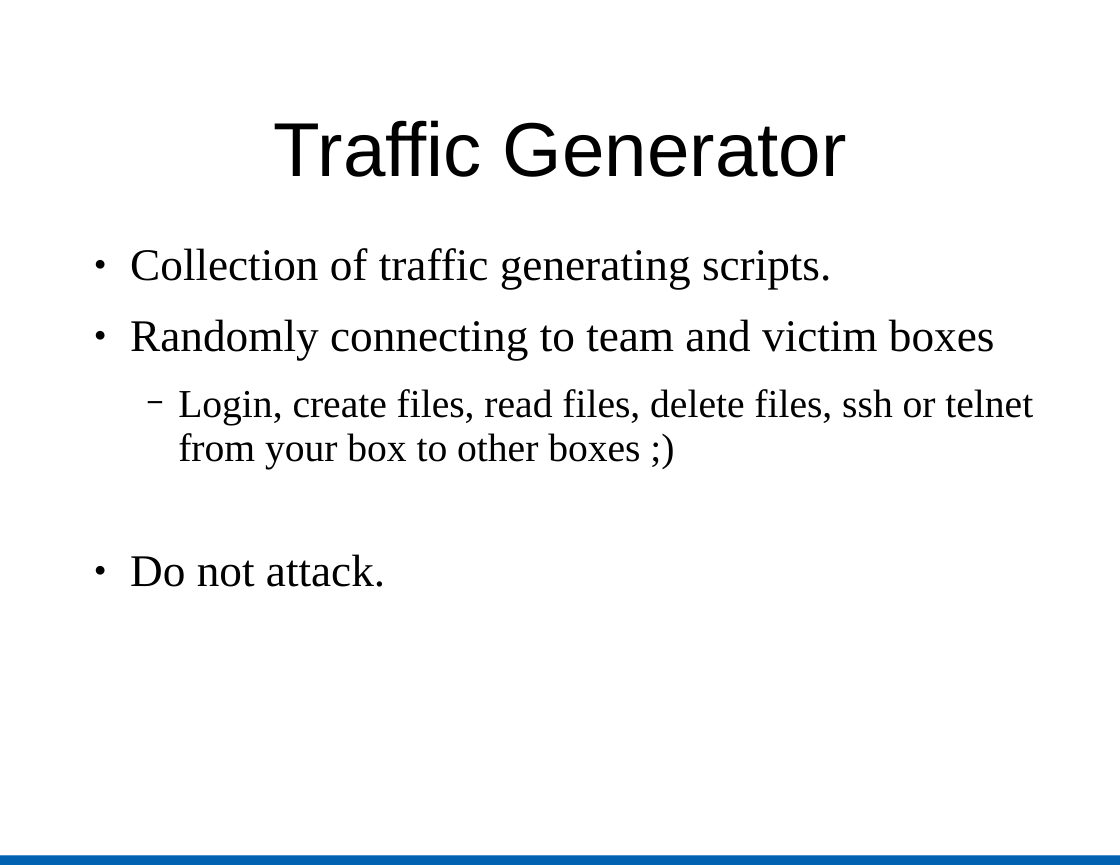
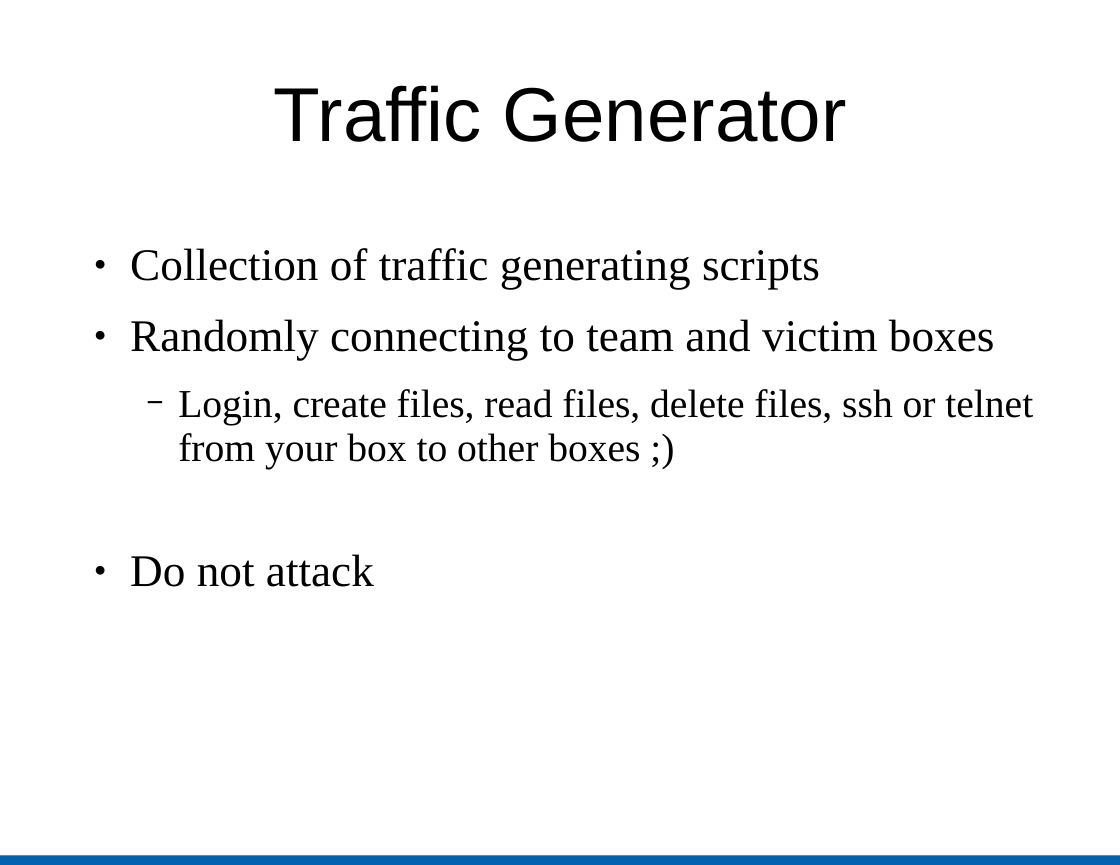
Before and after one commit to troynunnally/NetSecLab, a slide deck: slide 9 of assets/files/NetSecLab.ppt. Drawn at 1120x865 pixels with LibreOffice and Linux fonts; fonts in the diff are those of the drawing. Boxes give left, top, right and bottom in pixels: in the first picture for what was removed or moved away, otherwise in the second. Text is boxed around its words. In the diff, an @@ line names an element or a change of style, - is before the commit and + after.

```diff
--- a/assets/files/NetSecLab.ppt
+++ b/assets/files/NetSecLab.ppt
@@ title "Traffic Generator": place and size @@
-title "Traffic Generator" at [274,120,847,177]
+title "Traffic Generator" at [274,85,847,142]
@@ text at [130,248,820,290]: text changed @@
-● Collection of traffic generating scripts.
+● Collection of traffic generating scripts
@@ text at [130,554,374,587]: text changed @@
-● Do not attack.
+● Do not attack
```
Also in this commit, not shown: 19 other slides changed, 2 slides added, 2 slides removed, 6 other files.
